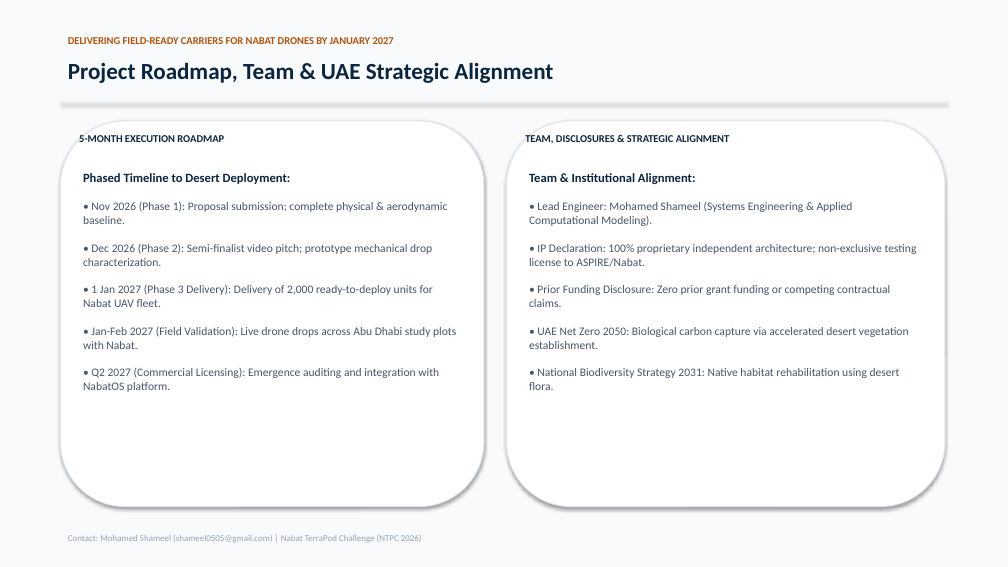
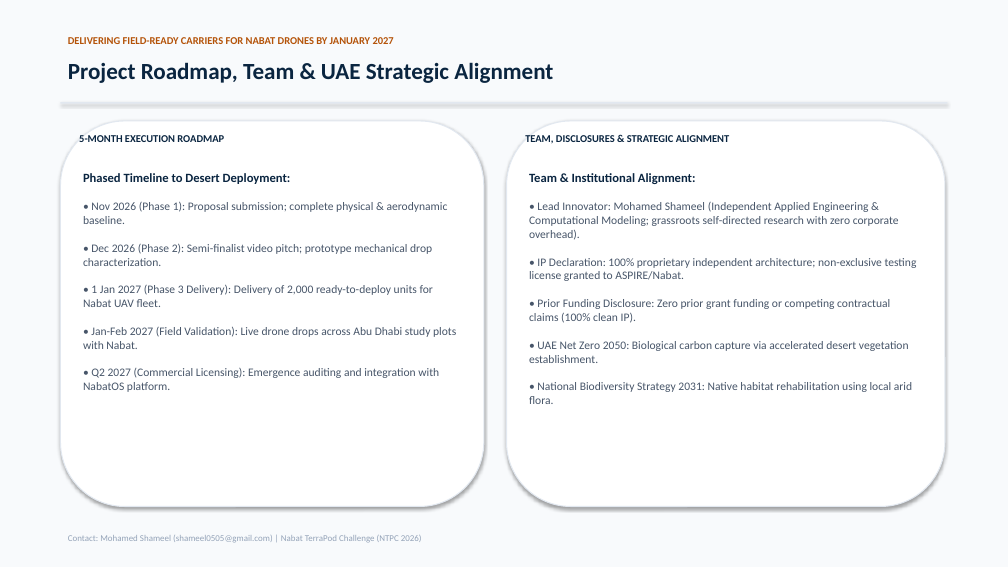
Before and after one commit to shameel0505/project_uae, a slide deck: slide 10 of Nabat_TerraPod_Proposal_Shameel.pptx. Drawn at 1008x567 pixels with LibreOffice and Linux fonts; fonts in the diff are those of the drawing. Boxes give left, top, right and bottom in pixels: in the first picture for what was removed or moved away, otherwise in the second. Text is boxed around its words. In the diff, an @@ line names an element or a change of style, - is before the commit and + after.

Commit message:
Synchronize presentation slides, EAD seeding density, independent team profile, and master dossier

```diff
--- a/Nabat_TerraPod_Proposal_Shameel.pptx
+++ b/Nabat_TerraPod_Proposal_Shameel.pptx
@@ text at (529, 202, 917, 323): text changed @@
-• Lead Engineer: Mohamed Shameel (Systems Engineering & Applied Computational Modeling).
-• IP Declaration: 100% proprietary independent architecture; non-exclusive testing license to ASPIRE/Nabat.
-• Prior Funding Disclosure: Zero prior grant funding or competing contractual claims.
+• Lead Innovator: Mohamed Shameel (Independent Applied Engineering & Computational Modeling; grassroots self-directed research with zero corporate overhead).
+• IP Declaration: 100% proprietary independent architecture; non-exclusive testing license granted to ASPIRE/Nabat.
+• Prior Funding Disclosure: Zero prior grant funding or competing contractual claims (100% clean IP).
@@ text at (529, 382, 912, 404): text changed @@
-• National Biodiversity Strategy 2031: Native habitat rehabilitation using desert flora.
+• National Biodiversity Strategy 2031: Native habitat rehabilitation using local arid flora.
```
Also in this commit, not shown: 1 other slide changed, 4 other files.
